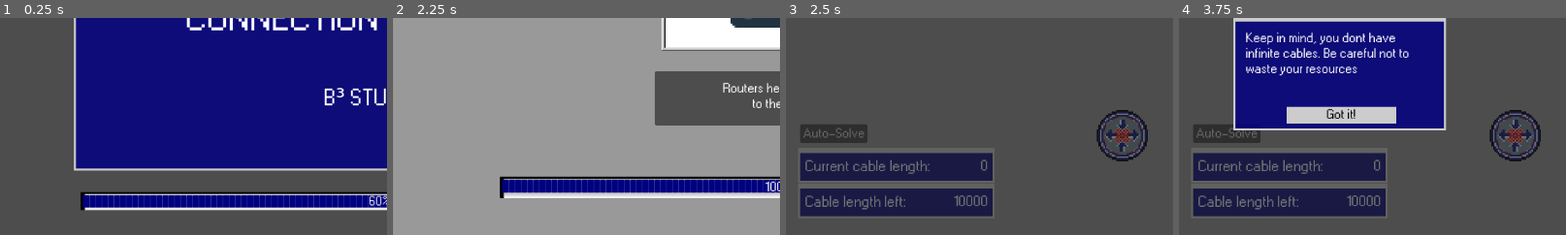
Above: before the commit, frames 1-4 (left to right).
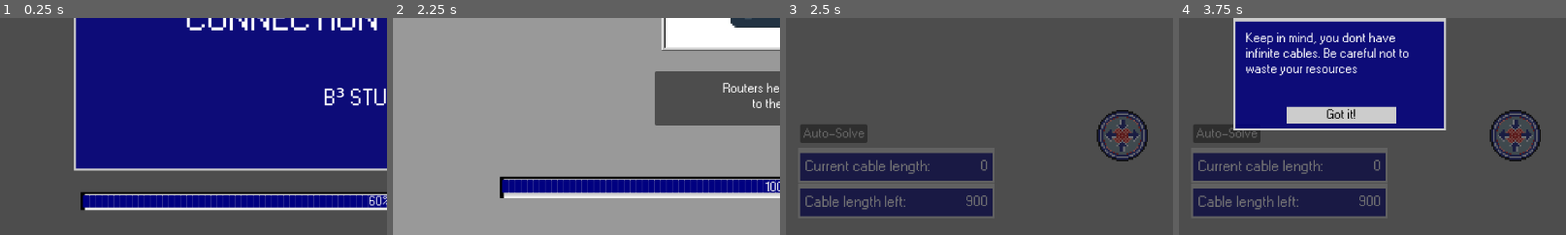
Above: after the commit, the same moments.

Repository: BcubeStudios/Netspace-Game
Game: Godot game, scene res://scenes/opening.tscn
Same seed, same stepped clock (60 frames per second), same inputs: the game is played once before the commit and once after it.
Inputs (mouse positions are % of the whole screen's width and height, from its top left):
- Up to frame 1 (0.25 s): no input
- Up to frame 2 (2.25 s): click "START GAME" at 0.5 s; move the mouse to (72, 45) at 1.27 s; click (72, 45) at 1.42 s; tap Enter at 2 s; move the mouse to (30, 55) at 2.02 s; click (30, 55) at 2.17 s
- Up to frame 3 (2.5 s): no input
- Up to frame 4 (3.75 s): click "Auto-Solve" at 2.75 s; click "Continue" at 3.5 s
The pictures show only the part of the screen within x 0-50%, y 50-100%; the shares and areas given below are measured in that part.

Frames 1-2 are identical in both runs. In frame 3, less than 0.1% of the frame differs, in the area x 43-48%, y 81-87%; in frame 4, less than 0.1%.

Commit message:
updated auto solver
need edge deletion to continue, however we can "block by block" construction

Diff:
--- a/GodotWorkspace/scripts/demo_level.gd
+++ b/GodotWorkspace/scripts/demo_level.gd
@@ -3,6 +3,7 @@
 var setting_on = false
 @onready var length_label = $backgroundPanel/cablePanel/length_Label
 @onready var curr_length_label = $backgroundPanel/currCablePanel/curr_length_Label
+@onready var director_scene = preload("res://scenes/director.tscn")
 
 # Called when the node enters the scene tree for the first time.
 func _ready():
@@ -61,6 +62,7 @@
 	self.reset()
 
 func level_won():
+	await Global.wait(1.5)
 	get_tree().change_scene_to_file("res://scenes/ending.tscn")
 
 func reset():
--- a/GodotWorkspace/scripts/director.gd
+++ b/GodotWorkspace/scripts/director.gd
@@ -23,7 +23,7 @@
 	current_phedge = $phedge
 	current_phedge.reset_origin()
 
-	length_left = 10000
+	length_left = 900
 	curr_length = 0
 
 func createEndPoint(new_name, coords):
@@ -91,7 +91,7 @@
 		return true
 	return false
 
-func game_won():
+func game_won() -> bool:
 	@warning_ignore("unassigned_variable")
 	var connected_points:Array[AbstractPoint]
 	connected_points.append(edges[0].point1)
@@ -113,10 +113,12 @@
 	if connected_points.size() == points.size():
 		#weve won so we can call the level to win
 		$"../../".level_won()
+		return true
+	return false
 
 func auto_solve():
 	#pick a random starting path
-	var total_points:Array[AbstractPoint]
+	var total_points:Array[AbstractPoint] = []
 	total_points.append(points.pick_random())
 
 	#go through the list of all avalible points
@@ -125,12 +127,19 @@
 			if not(new_point in total_points):
 
 				var edge = Edge.new(point, new_point)
-				if edge.length <= max_phedge and point.add_edge(edge) and new_point.add_edge(edge)and change_length_left(edge.length):
+				if edge.length <= max_phedge and change_length_left(edge.length) and point.add_edge(edge) and new_point.add_edge(edge):
 					total_points.append(new_point)
-
+					edges.append(edge)
 					add_child(edge)
 					#move to almost top
 					move_child(edge, 1)
-					edges.append(edge)
+					#draw edge
+					edge.queue_redraw()
+					await Global.wait(0.5)
 
-					#game_won()
+	if not self.game_won():
+		print("solution not found")
+		#delete all edges
+
+		#call again
+		#auto_solve()
